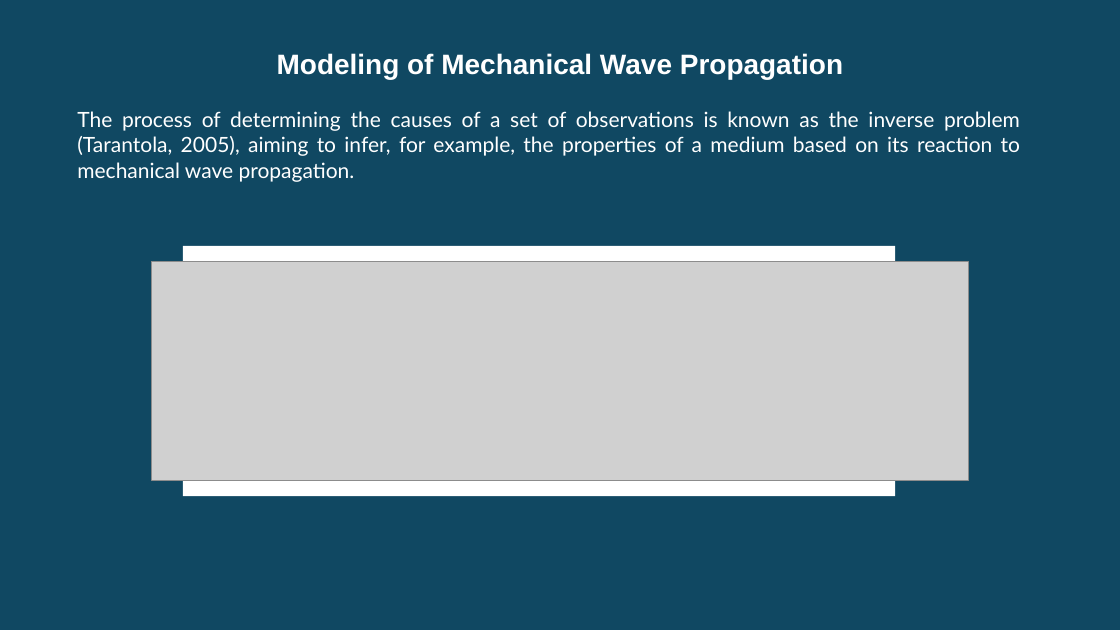
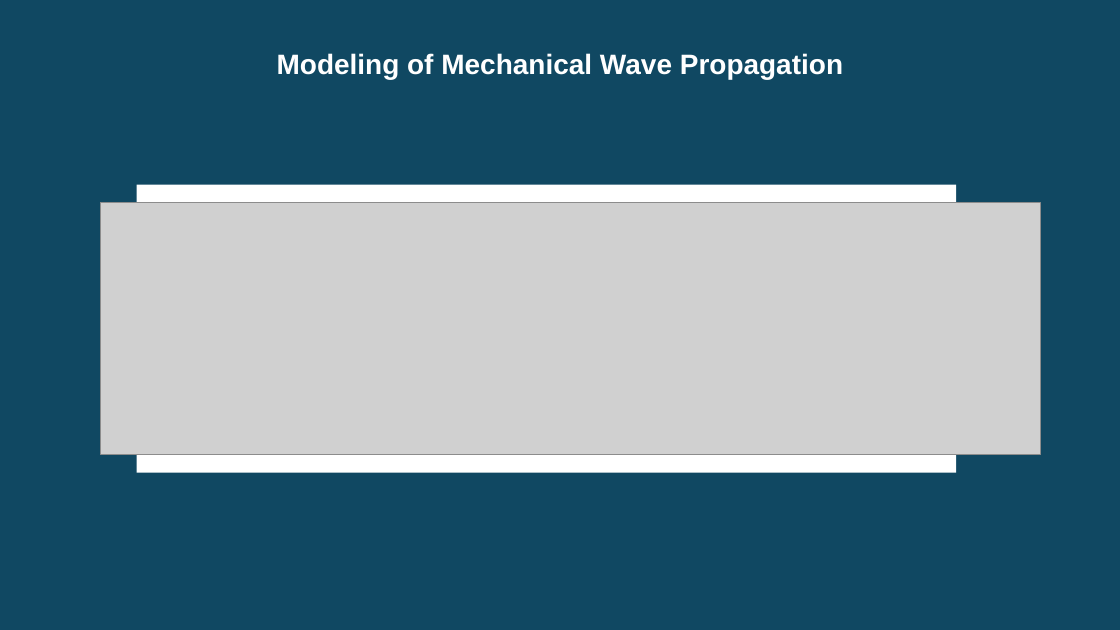
Before and after one commit to oscar-rincon/Review-Seismic-Waves, a slide deck: slide 6 of slides/reunión_27_07_2024.pptx (slide 5 before the commit). Drawn at 1120x630 pixels with LibreOffice and Linux fonts; fonts in the diff are those of the drawing; grey boxes stand for pictures. Boxes give left, top, right and bottom in pixels: in the first picture for what was removed or moved away, otherwise in the second. Text is boxed around its words. In the diff, an @@ line names an element or a change of style, - is before the commit and + after.

```diff
--- a/slides/reunión_27_07_2024.pptx
+++ b/slides/reunión_27_07_2024.pptx
@@ text removed at (77, 111, 1020, 182) @@
-The process of determining the causes of a set of observations is known as the inverse problem (Tarantola, 2005), aiming to infer, for example, the properties of a medium based on its reaction to mechanical wave propagation.
@@ picture: place and size @@
-picture at (152, 261, 969, 481)
+picture at (101, 202, 1040, 455)
@@ rectangle: place and size @@
-rectangle at (183, 246, 896, 497)
+rectangle at (137, 185, 957, 473)
```
Also in this commit, not shown: 4 other slides changed, 2 slides added, 1 slide removed, 2 other files.
